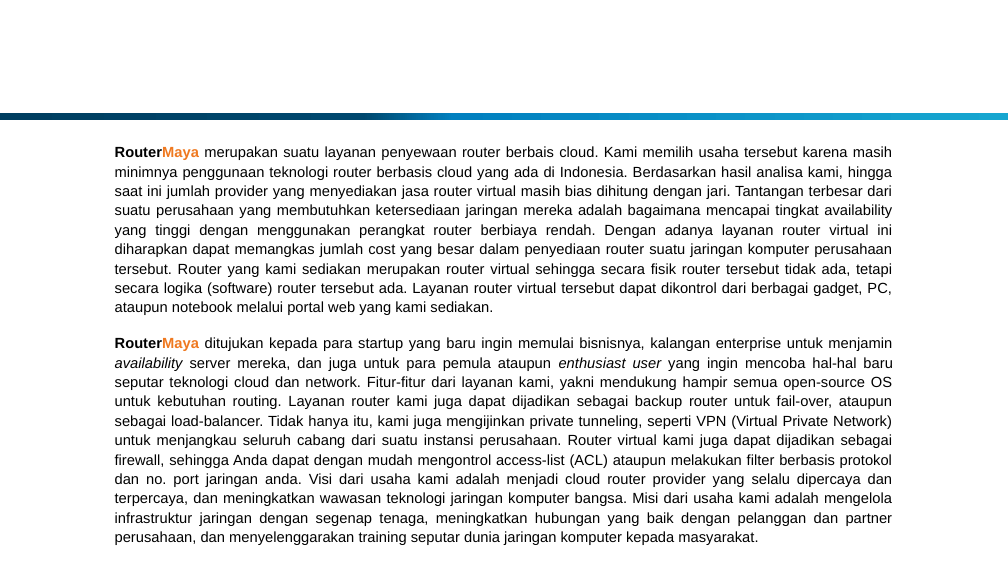
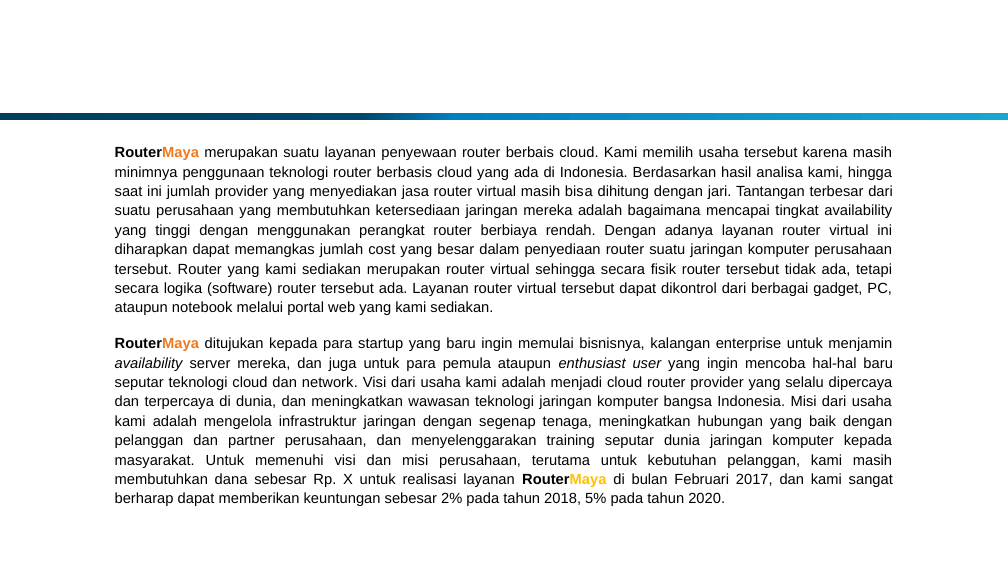
Before and after one commit to jeffryang24/RouterMaya, a slide deck: slide 3 of PPT/Business Plan MID.pptx. Drawn at 1008x567 pixels with LibreOffice and Linux fonts; fonts in the diff are those of the drawing; background and template pictures are left out. Boxes give left, top, right and bottom in pixels: in the first picture for what was removed or moved away, otherwise in the second. Text is boxed around its words. In the diff, an @@ line names an element or a change of style, - is before the commit and + after.

```diff
--- a/PPT/Business Plan MID.pptx
+++ b/PPT/Business Plan MID.pptx
@@ text at bbox=[115, 146, 893, 506]: text changed @@
-RouterMaya merupakan suatu layanan penyewaan router berbais cloud. Kami memilih usaha tersebut karena masih minimnya penggunaan teknologi router berbasis cloud yang ada di Indonesia. Berdasarkan hasil analisa kami, hingga saat ini jumlah provider yang menyediakan jasa router virtual masih bias dihitung dengan jari. Tantangan terbesar dari suatu perusahaan yang membutuhkan ketersediaan jaringan mereka adalah bagaimana mencapai tingkat availability yang tinggi dengan menggunakan perangkat router berbiaya rendah. Dengan adanya layanan router virtual ini diharapkan dapat memangkas jumlah cost yang besar dalam penyediaan router suatu jaringan komputer perusahaan tersebut. Router yang kami sediakan merupakan router virtual sehingga secara fisik router tersebut tidak ada, tetapi secara logika (software) router tersebut ada. Layanan router virtual tersebut dapat dikontrol dari berbagai gadget, PC, ataupun notebook melalui portal web yang kami sediakan.
-RouterMaya ditujukan kepada para startup yang baru ingin memulai bisnisnya, kalangan enterprise untuk menjamin availability server mereka, dan juga untuk para pemula ataupun enthusiast user yang ingin mencoba hal-hal baru seputar teknologi cloud dan network. Fitur-fitur dari layanan kami, yakni mendukung hampir semua open-source OS untuk kebutuhan routing. Layanan router kami juga dapat dijadikan sebagai backup router untuk fail-over, ataupun sebagai load-balancer. Tidak hanya itu, kami juga mengijinkan private tunneling, seperti VPN (Virtual Private Network) untuk menjangkau seluruh cabang dari suatu instansi perusahaan. Router virtual kami juga dapat dijadikan sebagai firewall, sehingga Anda dapat dengan mudah mengontrol access-list (ACL) ataupun melakukan filter berbasis protokol dan no. port jaringan anda. Visi dari usaha kami adalah menjadi cloud router provider yang selalu dipercaya dan terpercaya, dan meningkatkan wawasan teknologi jaringan komputer bangsa. Misi dari usaha kami adalah mengelola infrastruktur jaringan dengan segenap tenaga, meningkatkan hubungan yang baik dengan pelanggan dan partner perusahaan, dan menyelenggarakan training seputar dunia jaringan komputer kepada masyarakat.
+RouterMaya merupakan suatu layanan penyewaan router berbais cloud. Kami memilih usaha tersebut karena masih minimnya penggunaan teknologi router berbasis cloud yang ada di Indonesia. Berdasarkan hasil analisa kami, hingga saat ini jumlah provider yang menyediakan jasa router virtual masih bisa dihitung dengan jari. Tantangan terbesar dari suatu perusahaan yang membutuhkan ketersediaan jaringan mereka adalah bagaimana mencapai tingkat availability yang tinggi dengan menggunakan perangkat router berbiaya rendah. Dengan adanya layanan router virtual ini diharapkan dapat memangkas jumlah cost yang besar dalam penyediaan router suatu jaringan komputer perusahaan tersebut. Router yang kami sediakan merupakan router virtual sehingga secara fisik router tersebut tidak ada, tetapi secara logika (software) router tersebut ada. Layanan router virtual tersebut dapat dikontrol dari berbagai gadget, PC, ataupun notebook melalui portal web yang kami sediakan.
+RouterMaya ditujukan kepada para startup yang baru ingin memulai bisnisnya, kalangan enterprise untuk menjamin availability server mereka, dan juga untuk para pemula ataupun enthusiast user yang ingin mencoba hal-hal baru seputar teknologi cloud dan network. Visi dari usaha kami adalah menjadi cloud router provider yang selalu dipercaya dan terpercaya di dunia, dan meningkatkan wawasan teknologi jaringan komputer bangsa Indonesia. Misi dari usaha kami adalah mengelola infrastruktur jaringan dengan segenap tenaga, meningkatkan hubungan yang baik dengan pelanggan dan partner perusahaan, dan menyelenggarakan training seputar dunia jaringan komputer kepada masyarakat. Untuk memenuhi visi dan misi perusahaan, terutama untuk kebutuhan pelanggan, kami masih membutuhkan dana sebesar Rp. X untuk realisasi layanan RouterMaya di bulan Februari 2017, dan kami sangat berharap dapat memberikan keuntungan sebesar 2% pada tahun 2018, 5% pada tahun 2020.
```
Also in this commit, not shown: 4 other slides changed, 3 slides added, 1 other file.
